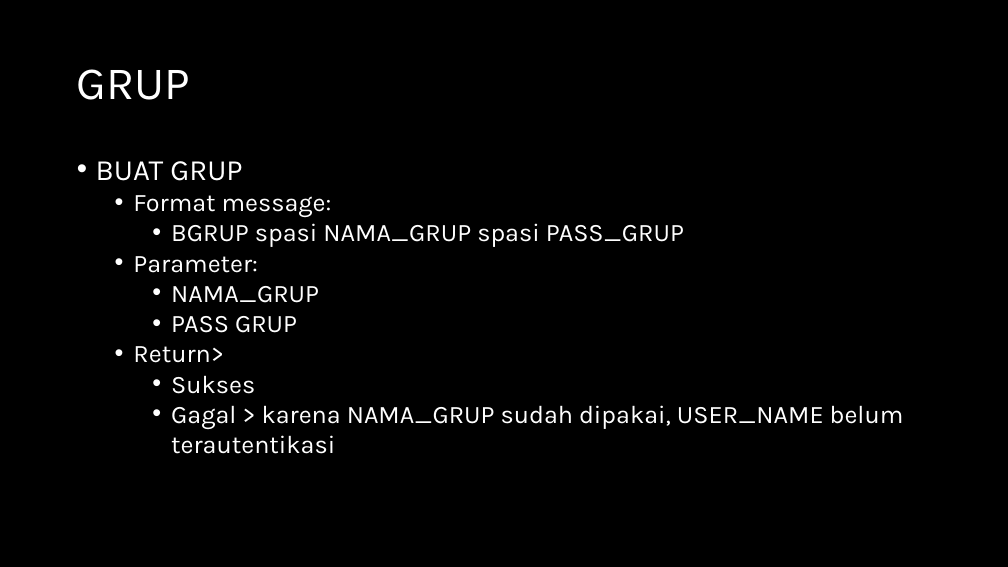
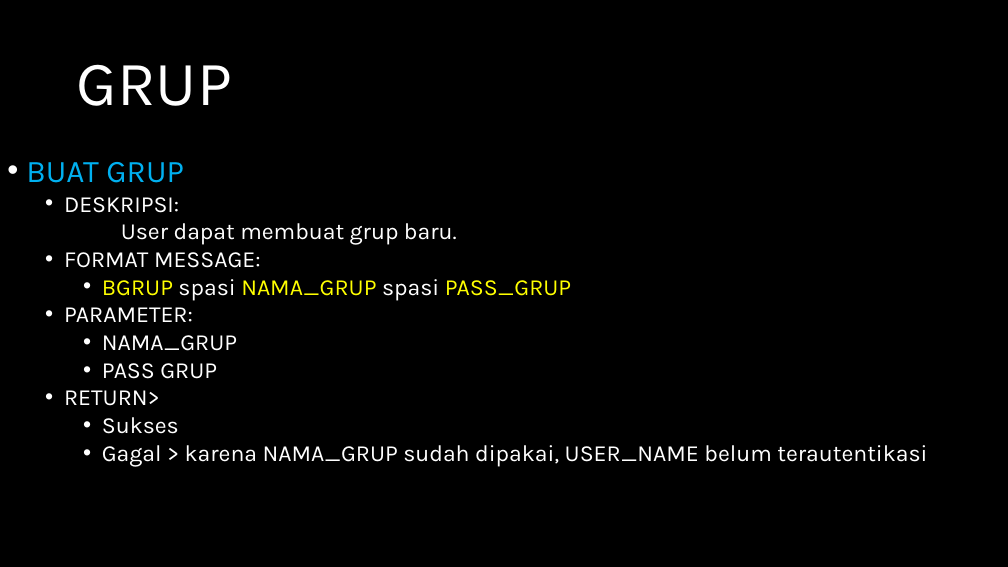
Before and after one commit to jeffrynasri/Kuliah-Progjar-E, a slide deck: slide 8 of TUGAS2_CHATSERVER/DRAFT-CHAT-SERVER.pptx (slide 6 before the commit). Drawn at 1008x567 pixels with LibreOffice and Linux fonts; fonts in the diff are those of the drawing. Boxes give left, top, right and bottom in pixels: in the first picture for what was removed or moved away, otherwise in the second. Text is boxed around its words. In the diff, an @@ line names an element or a change of style, - is before the commit and + after.

```diff
--- a/TUGAS2_CHATSERVER/DRAFT-CHAT-SERVER.pptx
+++ b/TUGAS2_CHATSERVER/DRAFT-CHAT-SERVER.pptx
@@ text "GRUP" at (77, 64, 232, 106): size 44 to 60 pt @@
@@ text "BUAT GRUP": place and size @@
-text "BUAT GRUP" at (96, 161, 904, 454)
+text "BUAT GRUP" at (26, 162, 927, 467)
@@ text at (26, 162, 927, 467): size 28 to 30 pt, text colour #FFFFFF to #00B0F0 in "BUAT GRUP"; size 24 to 22 pt in "BGRUP spasi NAMA_GRUP spasi PASS_GRUP", "NAMA_GRUP", "PASS GRUP", "Sukses" and 1 more places; text colour #FFFFFF to #FFFF00 in "BGRUP NAMA_GRUP PASS_GRUP" @@
@@ text at (64, 197, 457, 268): text changed; size 24 to 22 pt @@
-  • Format message:
+  • DESKRIPSI:
+  User dapat membuat grup baru.
+  • FORMAT MESSAGE:
@@ text at (64, 307, 193, 322): text changed; size 24 to 22 pt @@
-  • Parameter:
+  • PARAMETER:
@@ text at (64, 390, 160, 406): text changed; size 24 to 22 pt @@
-  • Return>
+  • RETURN>
```
Also in this commit, not shown: 9 other slides changed, 3 slides added.
